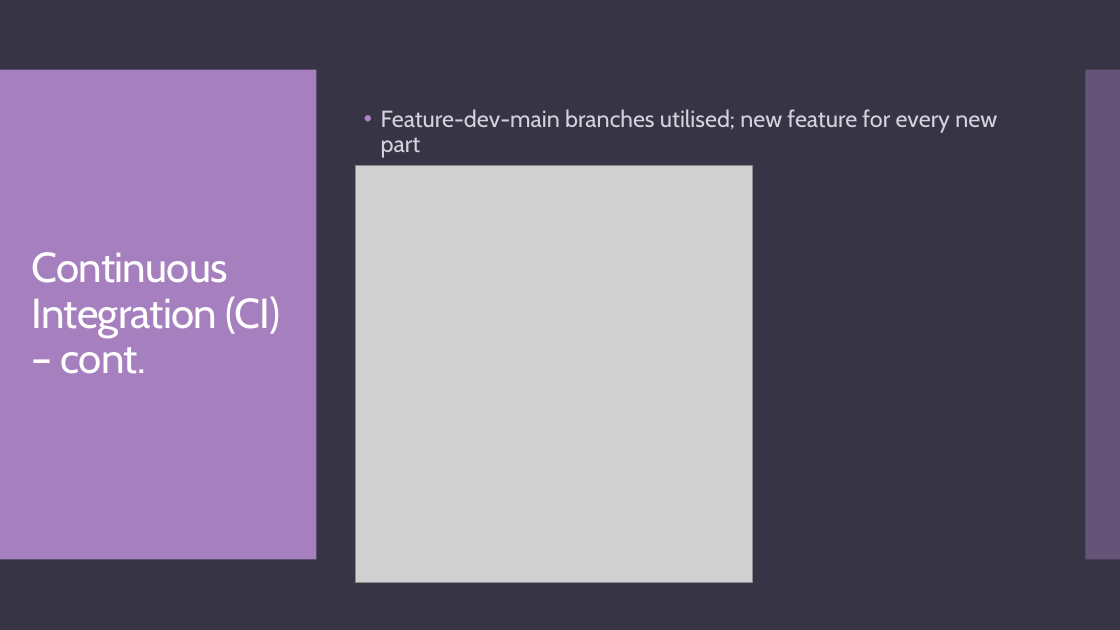
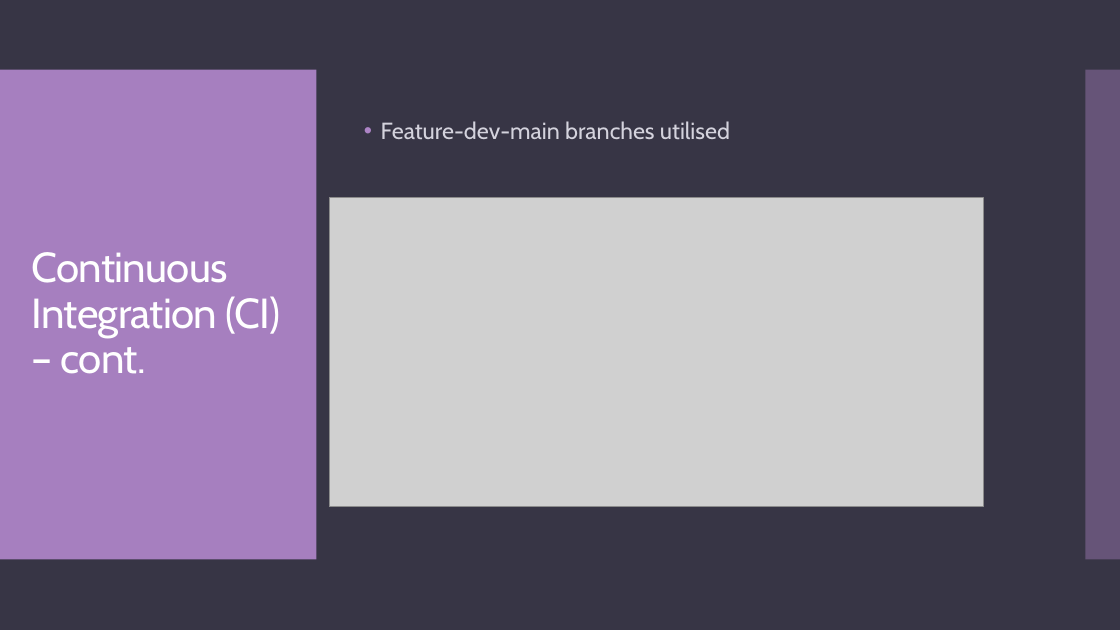
Before and after one commit to STGoodlandWork/QA-TDL-SG, a slide deck: slide 5 of Documentation/qa-tdl-presentation.pptx. Drawn at 1120x630 pixels with LibreOffice and Linux fonts; fonts in the diff are those of the drawing; grey boxes stand for pictures. Boxes give left, top, right and bottom in pixels: in the first picture for what was removed or moved away, otherwise in the second. Text is boxed around its words. In the diff, an @@ line names an element or a change of style, - is before the commit and + after.

```diff
--- a/Documentation/qa-tdl-presentation.pptx
+++ b/Documentation/qa-tdl-presentation.pptx
@@ text at (x1=381, y1=121, x2=730, y2=139): text changed @@
-• Feature-dev-main branches utilised; new feature for every new part
+• Feature-dev-main branches utilised
@@ picture resized from (x1=355, y1=166, x2=753, y2=583) to (x1=329, y1=197, x2=984, y2=507) @@
```
Also in this commit, not shown: 12 other slides changed, 1 slide added, 1 slide removed.
